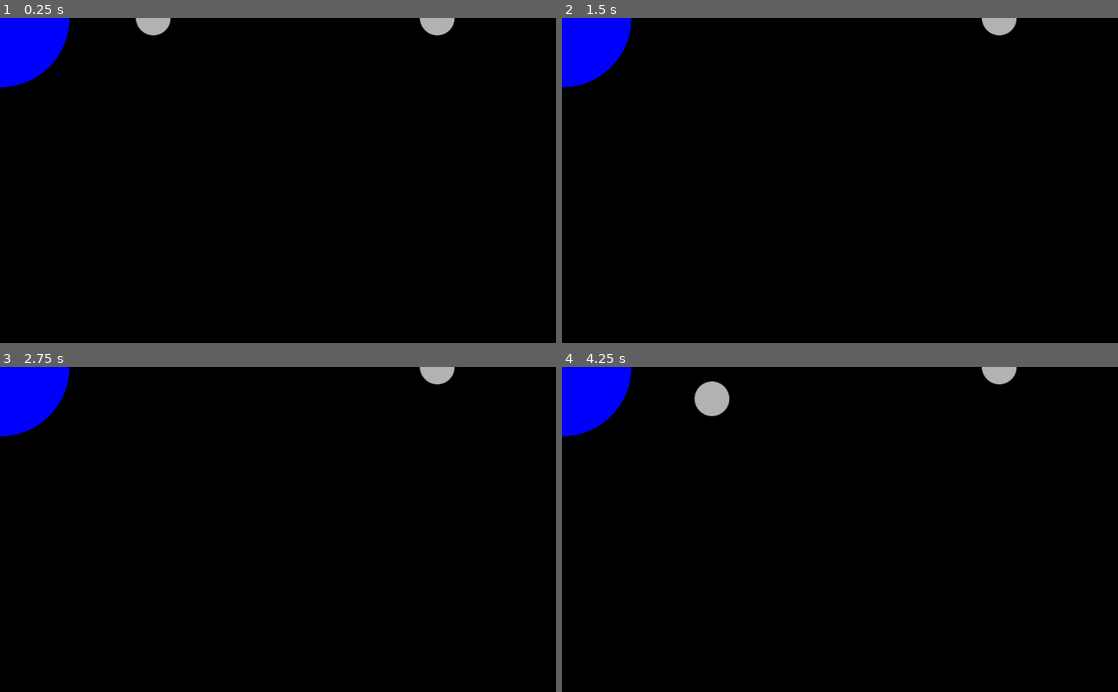
Above: before the commit, frames 1-4 (two rows, left to right).
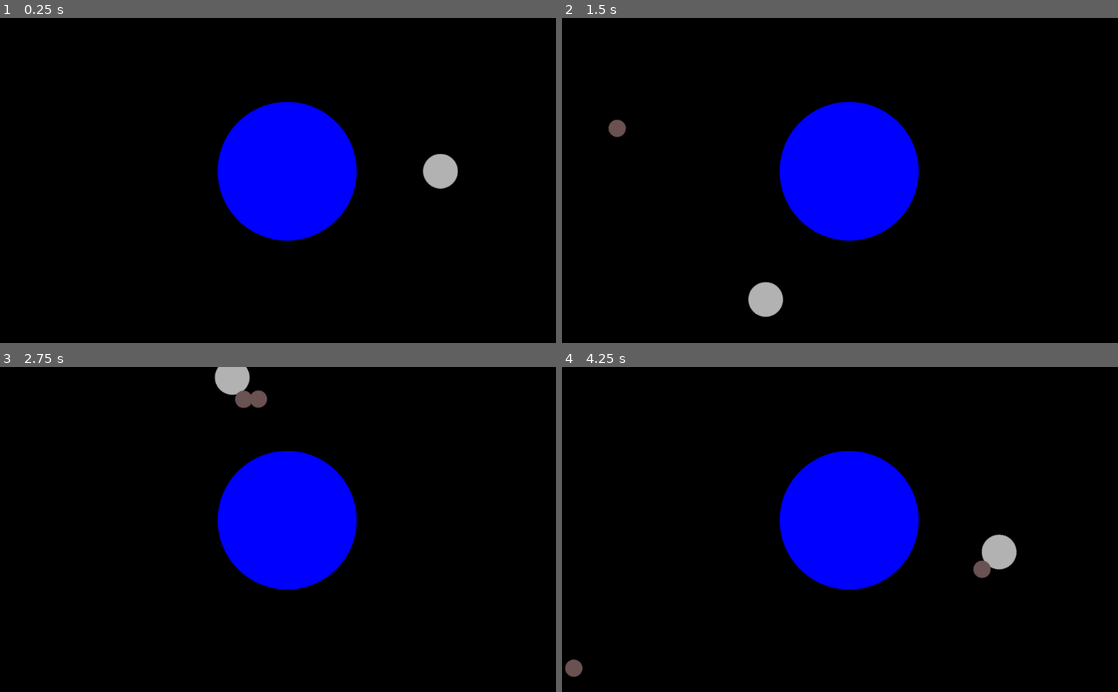
Above: after the commit, the same moments.

Repository: kreivi/Kuumela
Game: Godot game, scene res://main/main.tscn
The game is run twice, just before and just after one commit, with the same random seed, the same clock (stepped at 60 frames per second) and the same inputs.
Inputs:
- Up to frame 1 (0.25 s): no input
- Up to frame 2 (1.5 s): tap Enter at 0.5 s; hold D (clockwise) 0.53-1.28 s; tap A (counter_clockwise) at 1.35 s
- Up to frame 3 (2.75 s): hold D (clockwise) from 2.03 s (still down)
- Up to frame 4 (4.25 s): release D (clockwise) at 2.78 s; tap A (counter_clockwise) at 2.85 s; hold D (clockwise) from 3.53 s (still down)

The runs differ from the first frame. In frame 1, 12% of the frame differs, in the area x 0-83%, y 0-69%; in frame 2, 12%; in frame 3, 12%; in frame 4, 12%, in the area x 0-82%, y 0-96%.

Commit message:
Setup asteroid spawning

Diff:
--- /dev/null
+++ b/world/bg_layer0.svg
@@ -0,0 +1,76 @@
+<?xml version="1.0" encoding="UTF-8" standalone="no"?>
+<!-- Created with Inkscape (http://www.inkscape.org/) -->
+
+<svg
+   xmlns:dc="http://purl.org/dc/elements/1.1/"
+   xmlns:cc="http://creativecommons.org/ns#"
+   xmlns:rdf="http://www.w3.org/1999/02/22-rdf-syntax-ns#"
+   xmlns:svg="http://www.w3.org/2000/svg"
+   xmlns="http://www.w3.org/2000/svg"
+   xmlns:sodipodi="http://sodipodi.sourceforge.net/DTD/sodipodi-0.dtd"
+   xmlns:inkscape="http://www.inkscape.org/namespaces/inkscape"
+   width="1024"
+   height="1024"
+   viewBox="0 0 1024 1024"
+   version="1.1"
+   id="svg8"
+   inkscape:version="0.92.4 (5da689c313, 2019-01-14)"
+   sodipodi:docname="bg_layer0.svg">
+  <defs
+     id="defs2" />
+  <sodipodi:namedview
+     id="base"
+     pagecolor="#ffffff"
+     bordercolor="#666666"
+     borderopacity="1.0"
+     inkscape:pageopacity="0.0"
+     inkscape:pageshadow="2"
+     inkscape:zoom="0.35"
+     inkscape:cx="-528.57143"
+     inkscape:cy="560"
+     inkscape:document-units="px"
+     inkscape:current-layer="layer1"
+     showgrid="false"
+     units="px"
+     inkscape:pagecheckerboard="true"
+     inkscape:window-width="1920"
+     inkscape:window-height="1017"
+     inkscape:window-x="1912"
+     inkscape:window-y="-8"
+     inkscape:window-maximized="1" />
+  <metadata
+     id="metadata5">
+    <rdf:RDF>
+      <cc:Work
+         rdf:about="">
+        <dc:format>image/svg+xml</dc:format>
+        <dc:type
+           rdf:resource="http://purl.org/dc/dcmitype/StillImage" />
+        <dc:title></dc:title>
+        <dc:creator>
+          <cc:Agent>
+            <dc:title>Severi Vidnäs</dc:title>
+          </cc:Agent>
+        </dc:creator>
+        <dc:rights>
+          <cc:Agent>
+            <dc:title>All Rights Reserved</dc:title>
+          </cc:Agent>
+        </dc:rights>
+      </cc:Work>
+    </rdf:RDF>
+  </metadata>
+  <g
+     inkscape:label="Layer 1"
+     inkscape:groupmode="layer"
+     id="layer1"
+     transform="translate(0,-26.06665)">
+    <rect
+       style="opacity:1;fill:#000000;fill-opacity:1;fill-rule:nonzero;stroke:none;stroke-width:3.00755572;stroke-linecap:butt;stroke-linejoin:miter;stroke-miterlimit:2;stroke-dasharray:none;stroke-dashoffset:0;stroke-opacity:1;paint-order:markers stroke fill"
+       id="rect1927"
+       width="1024"
+       height="1024"
+       x="0"
+       y="26.06665" />
+  </g>
+</svg>
--- /dev/null
+++ b/world/world.gd
@@ -0,0 +1,24 @@
+extends Node
+
+export (PackedScene) var Asteroid
+
+func _ready():
+	$AsteroidSpawner.start()
+	randomize()
+
+func spawn_asteroid():
+	# Pick random point to spawn asteroid from
+	$AsteroidPath/AsteroidSpawnLocation.offset = randi()
+	# Instance Asteroid
+	var asteroid = Asteroid.instance()
+	add_child(asteroid)
+	var direction = $AsteroidPath/AsteroidSpawnLocation.rotation + PI / 2
+	asteroid.position = $AsteroidPath/AsteroidSpawnLocation.position
+	direction += rand_range(-PI / 4, PI / 4)
+	asteroid.rotation = direction
+	asteroid.linear_velocity = Vector2(rand_range(asteroid.min_speed, asteroid.max_speed), 0)
+	asteroid.linear_velocity = asteroid.linear_velocity.rotated(direction)
+
+
+func _on_AsteroidSpawner_timeout():
+	spawn_asteroid()
--- a/world/world.tscn
+++ b/world/world.tscn
@@ -1,19 +1,38 @@
-[gd_scene load_steps=4 format=2]
+[gd_scene load_steps=6 format=2]
 
 [ext_resource path="res://earth/earth.tscn" type="PackedScene" id=1]
-[ext_resource path="res://moon/moon.tscn" type="PackedScene" id=2]
+[ext_resource path="res://world/world.gd" type="Script" id=2]
+[ext_resource path="res://asteroid/asteroid.tscn" type="PackedScene" id=3]
+[ext_resource path="res://world/bg_layer0.svg" type="Texture" id=4]
 
-[sub_resource type="NoiseTexture" id=1]
+[sub_resource type="Curve2D" id=1]
+_data = {
+"points": PoolVector2Array( 0, 0, 0, 0, -1.05798, -1.41223, 0, 0, 0, 0, 1025.28, -2.91054, 0, 0, 0, 0, 1023.78, 597.911, 0, 0, 0, 0, -1.05798, 597.911, 0, 0, 0, 0, -1.05798, -1.41223 )
+}
 
 [node name="World" type="Node"]
+script = ExtResource( 2 )
+Asteroid = ExtResource( 3 )
 
-[node name="Background" type="Sprite" parent="."]
-position = Vector2( 476.116, 342.103 )
-scale = Vector2( 2.22409, 1.85539 )
-texture = SubResource( 1 )
-offset = Vector2( 0.5, 0.5 )
+[node name="ParallaxBackground" type="ParallaxBackground" parent="."]
+
+[node name="Space" type="ParallaxLayer" parent="ParallaxBackground"]
+motion_mirroring = Vector2( 1024, 1024 )
+
+[node name="Sprite" type="Sprite" parent="ParallaxBackground/Space"]
+texture = ExtResource( 4 )
+centered = false
 
 [node name="Earth" parent="." instance=ExtResource( 1 )]
+position = Vector2( 528.916, 282.843 )
 
-[node name="Moon" parent="Earth" instance=ExtResource( 2 )]
-position = Vector2( 805.372, 0 )
+[node name="AsteroidSpawner" type="Timer" parent="."]
+
+[node name="AsteroidPath" type="Path2D" parent="."]
+curve = SubResource( 1 )
+
+[node name="AsteroidSpawnLocation" type="PathFollow2D" parent="AsteroidPath"]
+position = Vector2( -1.05602, -1.41223 )
+rotation = -0.00145984
+offset = 0.00390625
+[connection signal="timeout" from="AsteroidSpawner" to="." method="_on_AsteroidSpawner_timeout"]
Not shown, added: world/bg_layer0.svg.import
